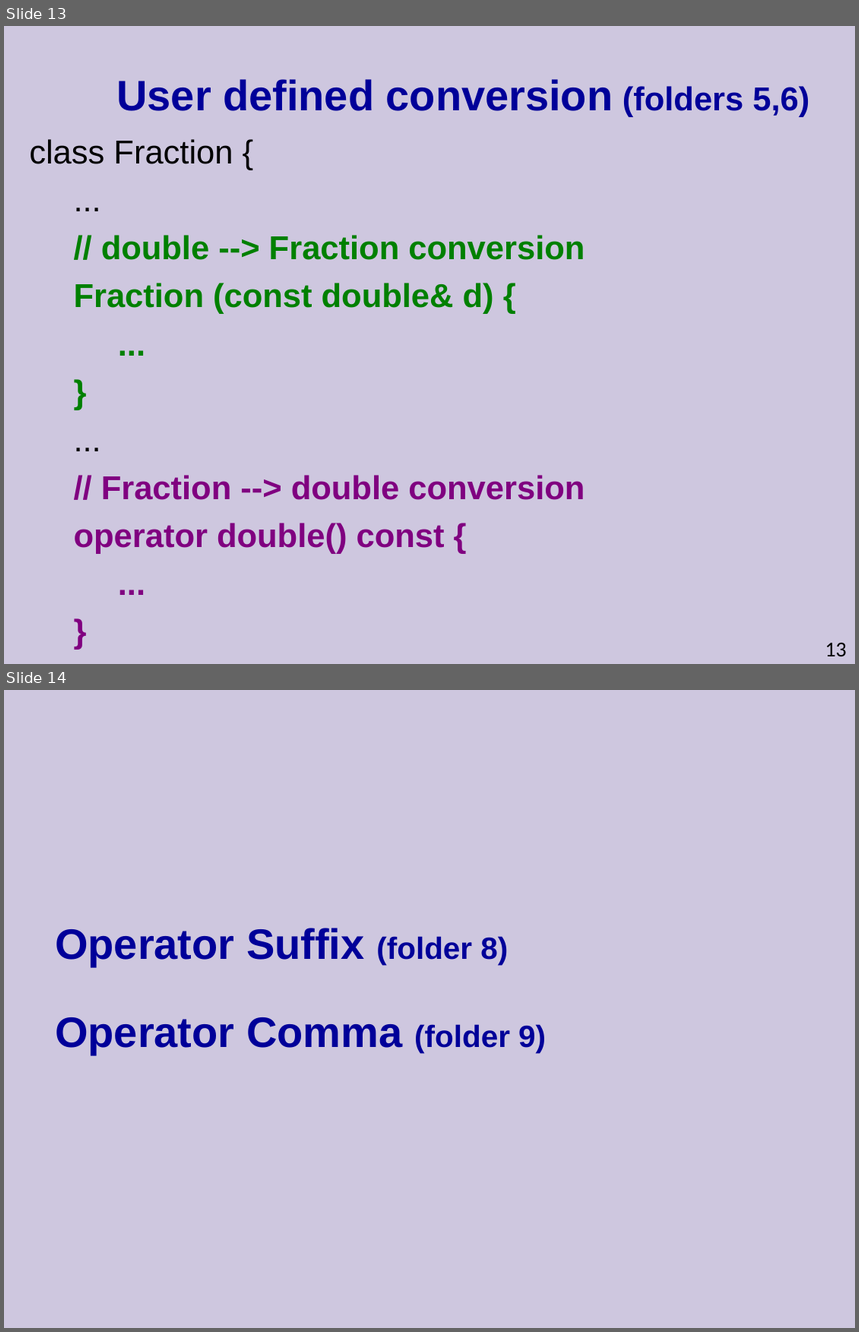
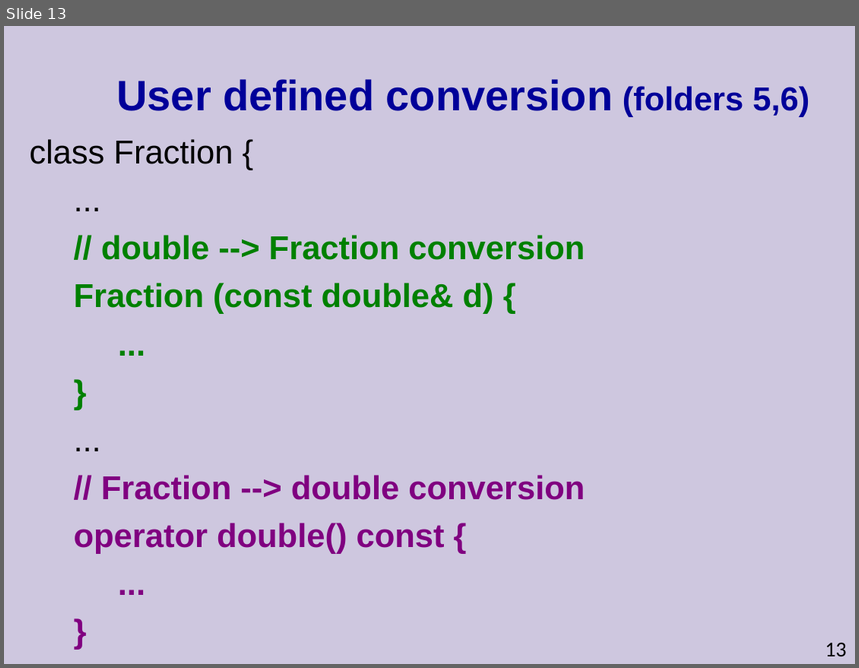
Before and after one commit to cpp-at-ariel/cpp-5779, a slide deck: week05-copy-friend/slides.odp. Shown one above the other, each under a label of ours: slides 13 and 14 before the commit, slide 13 after it. The pictures are 859x1332 and 859x668 pixels, drawn with LibreOffice and Linux fonts; fonts in the diff are those of the drawing. Boxes give left, top, right and bottom in pixels: in the first picture for what was removed or moved away, otherwise in the second. Text is boxed around its words. In the diff, an @@ line names an element or a change of style, - is before the commit and + after.

```diff
--- a/week05-copy-friend/slides.odp
+++ b/week05-copy-friend/slides.odp
@@ slide 14 removed at (4, 690, 855, 1328), background #CEC7DF @@
@@ title removed at (55, 928, 546, 1055) @@
-Operator Suffix (folder 8)
-Operator Comma (folder 9)
```
Also in this commit, not shown: 1 slide changed, 5 other slides removed, 20 other files.
